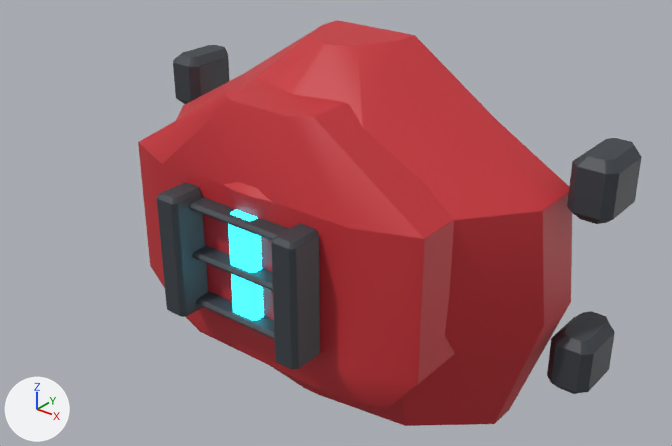
The FBX model Assets/Resources/ClamshellMeshes/ShoulderFront_Set03_Overclock.fbx, before and after one commit.
Camera for both pictures: a 50 mm camera at (0.502, -0.686, 0.387) aimed at (0.026, -0.09, 0.017). Lighting does not change. The marker at lower left points along +X, +Y and +Z. The older version comes first. Where no turn or scale is listed for an object, it has been applied to the vertices.

Objects in the first picture: 'ShoulderFront_Set03_Overclock'.
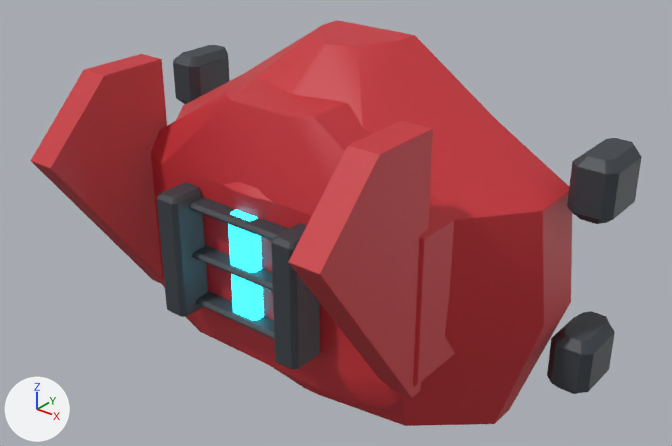
Edits to the scene script, one JSON object a line:
```json
{"block": "me_shoulderfront_set03_overclock_001", "where": "# used by ob_shoulderfront_set03_overclock; location = (0.0, 0.0, 0.0)"}
{"op": "remove", "block": "me_shoulderfront_set03_overclock_001", "code": "me_shoulderfront_set03_overclock_001.from_pydata(...)  # 2452 vertices, 2382 faces; spans x -0.255..0.255, y -0.21..0.03, z -0.175..0.175"}
{"op": "add", "block": "me_shoulderfront_set03_overclock_001", "code": "me_shoulderfront_set03_overclock_001.from_pydata(...)  # 2604 vertices, 2530 faces; spans x -0.255..0.255, y -0.273..0.03, z -0.175..0.175"}
{"block": "me_shoulderfront_set03_overclock_001", "change": "me_shoulderfront_set03_overclock_001 part 1: a new loose piece of 76 vertices spanning x -0.159..-0.131, y -0.273..-0.144, z -0.077..0.154, in mat_shell (red #c83038)"}
{"block": "me_shoulderfront_set03_overclock_001", "change": "me_shoulderfront_set03_overclock_001 part 2: a new loose piece of 76 vertices spanning x 0.131..0.159, y -0.273..-0.144, z -0.077..0.154, in mat_shell (red #c83038)"}
```

Pixel boxes (x1, y1, x2, y2) of what changed, in the pictures (672 x 446 px):
```json
{"object": "ShoulderFront_Set03_Overclock", "change": "reshaped", "before": [138, 20, 642, 426], "after": [31, 20, 642, 426], "on screen": "21% wider"}
{"part": 1, "of": "me_shoulderfront_set03_overclock_001", "change": "added", "after": [31, 54, 167, 284], "on screen": "red"}
{"part": 2, "of": "me_shoulderfront_set03_overclock_001", "change": "added", "after": [288, 121, 433, 398], "on screen": "red"}
```
